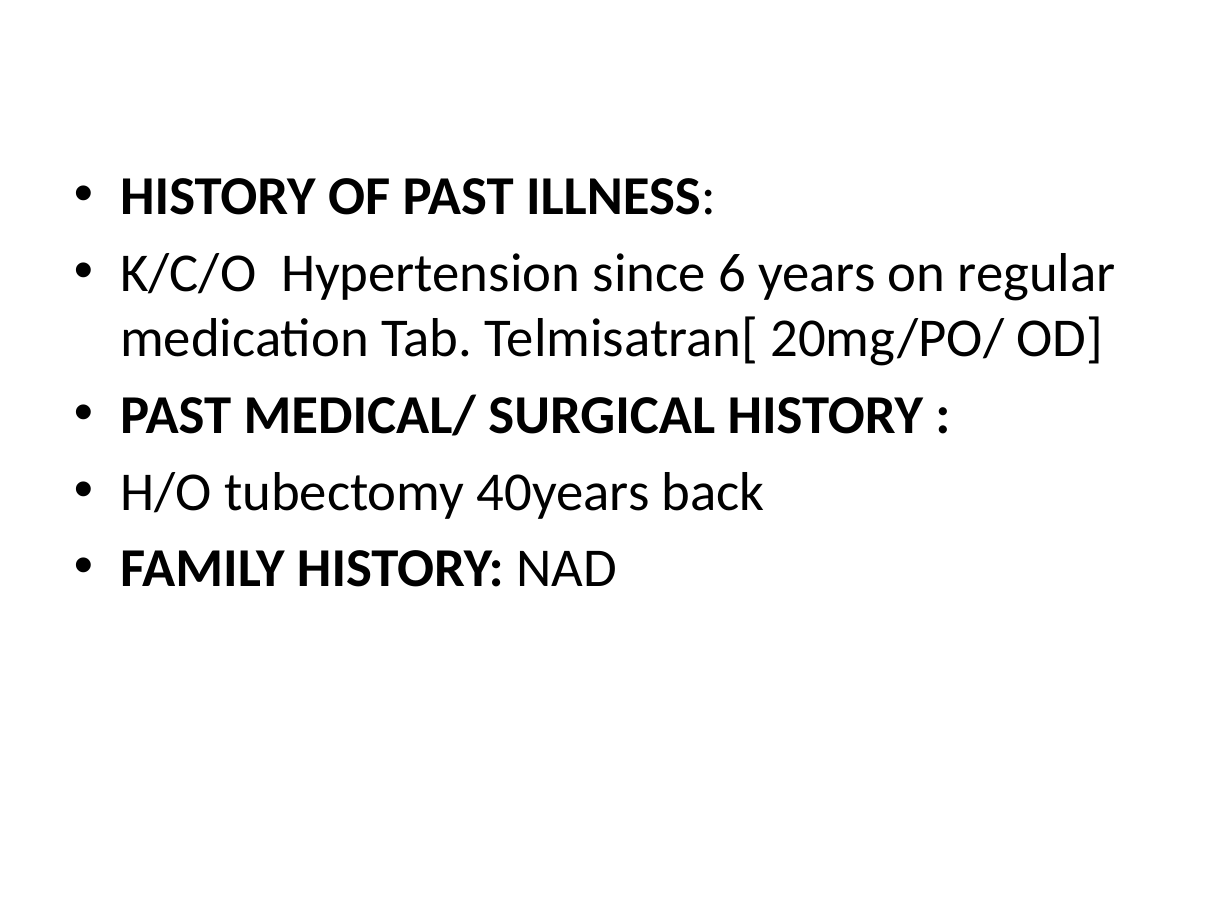
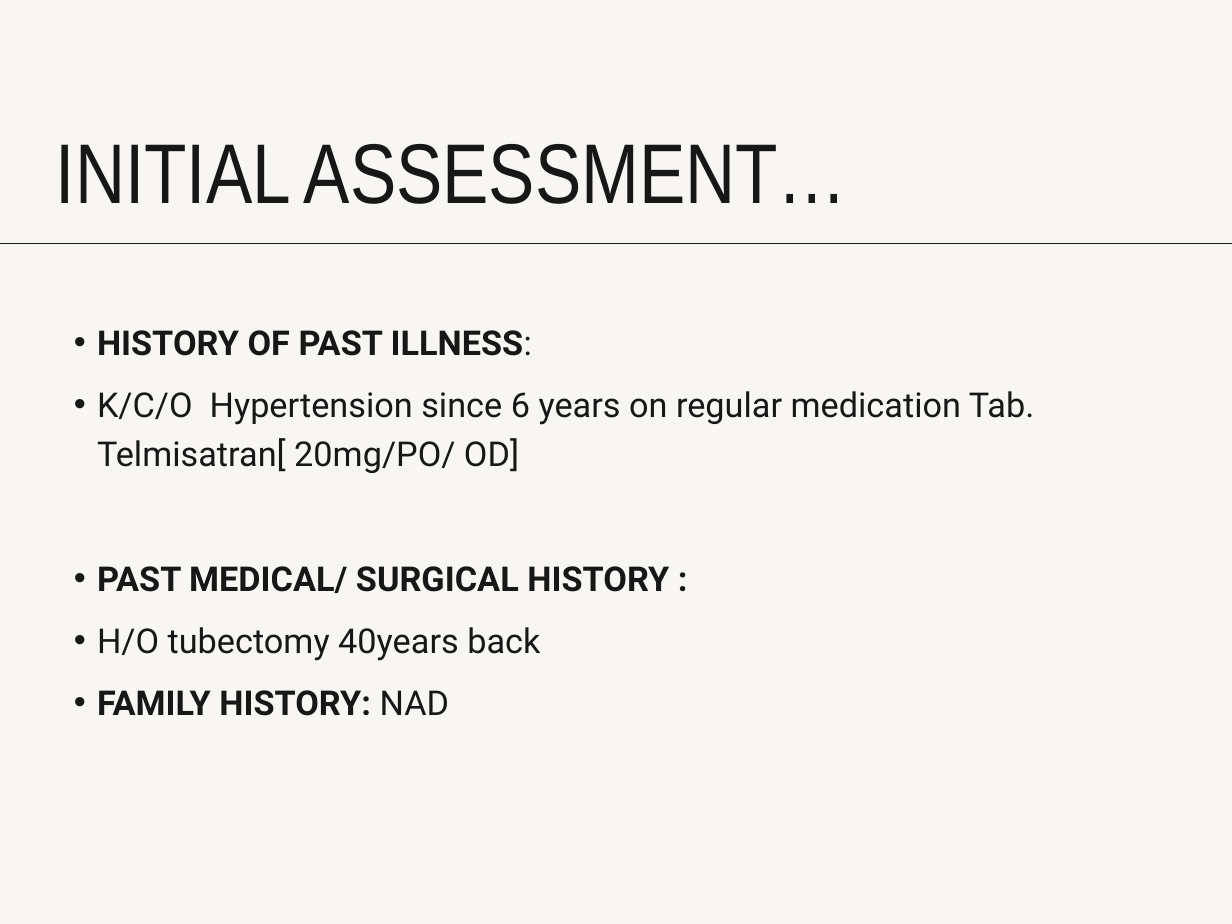
Before and after one commit to VarunSaiSanne/personal, a slide deck: slide 9 of demo.pptx. Drawn at 1232x924 pixels with LibreOffice and Linux fonts; fonts in the diff are those of the drawing. Boxes give left, top, right and bottom in pixels: in the first picture for what was removed or moved away, otherwise in the second. Text is boxed around its words. In the diff, an @@ line names an element or a change of style, - is before the commit and + after.

```diff
--- a/demo.pptx
+++ b/demo.pptx
@@ background #FFFFFF to #F7F6F3 @@
@@ title added at [56,144,847,204], 49.5 pt, text #171717 @@
+INITIAL ASSESSMENT…
@@ line added from (0, 243) to (1232, 243), #171717 0.75 pt @@
@@ text "HISTORY OF PAST ILLNESS:": place and size @@
-text "HISTORY OF PAST ILLNESS:" at [120,178,1116,587]
+text "HISTORY OF PAST ILLNESS:" at [97,330,1035,716]
@@ text "HISTORY OF PAST ILLNESS:" at [97,330,1035,716]: size 32 to 20 pt, font Calibri to Roboto, text colour #000000 to #171717; indent changed; line spacing 1 to 1.2; more space between paragraphs @@
```
Also in this commit, not shown: 16 other slides changed, 15 slides added.
